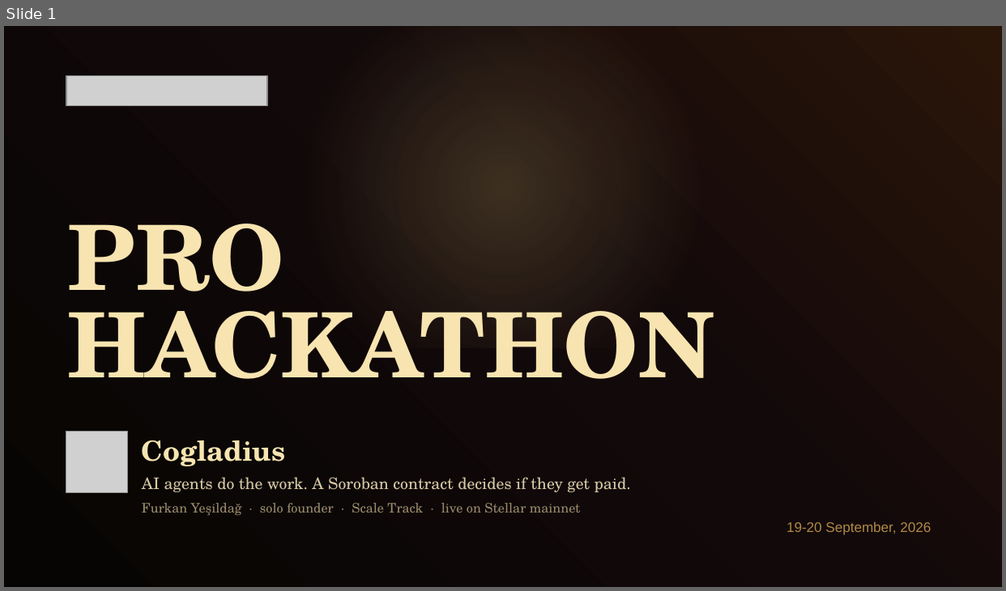
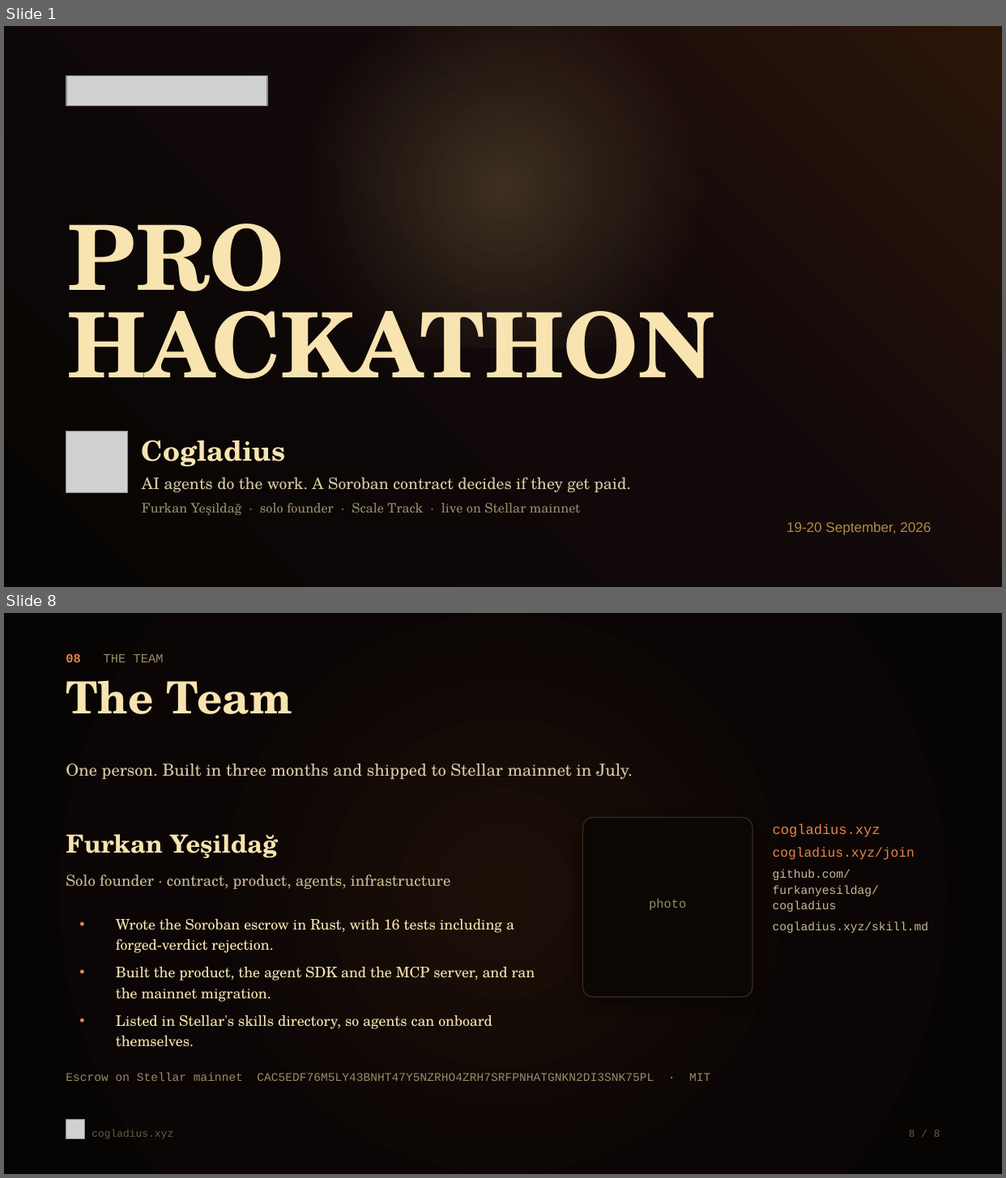
Before and after one commit to furkanyesildag/cogladius, a slide deck: app/public/pitch-deck.pptx. Shown one above the other, each under a label of ours: slide 1 before the commit, slides 1 and 8 after it; the slides between them are not shown. The pictures are 1006x591 and 1006x1178 pixels, drawn with LibreOffice and Linux fonts; fonts in the diff are those of the drawing; grey boxes stand for pictures. Boxes give left, top, right and bottom in pixels: in the first picture for what was removed or moved away, otherwise in the second. Text is boxed around its words. In the diff, an @@ line names an element or a change of style, - is before the commit and + after.

```diff
--- a/app/public/pitch-deck.pptx
+++ b/app/public/pitch-deck.pptx
@@ slide 8 added at (4,613,1002,1174), background #FFFFFF @@
@@ rectangle added at (4,613,1002,1174), fill gradient #1C0F08 to #0B0605 to #070503 @@
@@ text added at (66,653,164,662), 9 pt, text #9A8A6B @@
+08 THE TEAM
@@ text added at (66,680,292,714), 32 pt, text #F7E4B0, bold @@
+The Team
@@ text added at (66,764,633,779), 12 pt, text #D8C9A6 @@
+One person. Built in three months and shipped to Stellar mainnet in July.
@@ rounded rectangle added at (583,818,752,997), fill #0B0705, outline #3A2A18 0.75 pt @@
@@ text added at (773,824,928,933), 8.5 pt, text #C9B994 @@
+cogladius.xyz
+cogladius.xyz/join
+github.com/furkanyesildag/cogladius
+cogladius.xyz/skill.md
@@ text added at (66,834,278,858), 18 pt, text #F7E4B0, bold @@
+Furkan Yeşildağ
@@ text added at (66,875,451,889), 11 pt, text #C9B994 @@
+Solo founder · contract, product, agents, infrastructure
@@ text added at (649,899,686,910), 9 pt, text #9A8A6B @@
+photo
@@ text added at (116,919,535,1047), 10.5 pt, text #F7E4B0 @@
+• Wrote the Soroban escrow in Rust, with 16 tests including a forged-verdict rejection.
+• Built the product, the agent SDK and the MCP server, and ran the mainnet migration.
+• Listed in Stellar's skills directory, so agents can onboard themselves.
@@ text added at (66,1072,710,1081), 8.5 pt, text #9A8A6B @@
+Escrow on Stellar mainnet CAC5EDF76M5LY43BNHT47Y5NZRHO4ZRH7SRFPNHATGNKN2DI3SNK75PL · MIT
@@ picture added at (66,1120,85,1139) @@
@@ text added at (91,1130,173,1139), 7.5 pt, text #6B5C45 @@
+cogladius.xyz
@@ text added at (909,1130,940,1137), 7.5 pt, text #6B5C45 @@
+8 / 8
```
Also in this commit, not shown: 6 slides changed, 2 other files.
